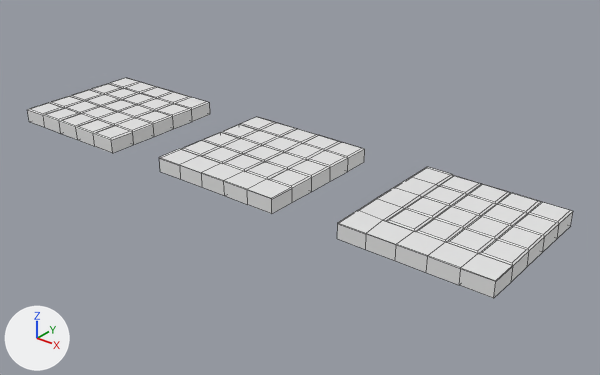
The FBX model Engine/DungeonCleaner/Content/3D-Visuals/FBX Files/AssetPack/AssetPack_FloorTiles.fbx as it was, and as the next commit left it.
The view is the same before and after, from a 50 mm lens placed at (10.96, -6.89, 4.77), pointed at (4.5, 1.18, -0.24). Arrows for +X, +Y and +Z are at lower left; the lights stay in place. The older version comes first. Mesh edges are drawn as thin lines. Materials are left out; every surface is plain grey.

The first picture shows 'Floor_Edge_Clean', 'Floor_Edge_Clean.001', 'Floor_Edge_Clean.002'.
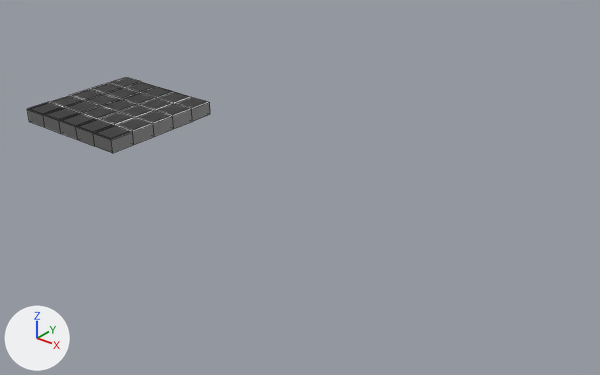
What differs and where, as boxes [x1, y1, x2, y2] in the pictures (600 x 375 px):
'Floor_Edge_Clean.002', moved: before [337, 167, 573, 298]; after [33, 77, 190, 140]
'Floor_Edge_Clean.001', moved: before [159, 117, 365, 214]; after [27, 78, 210, 153]
'Floor_Edge_Clean', unchanged, covered by the edit: before [28, 78, 210, 153]; after [29, 80, 209, 148]

The change, as a list of edits to the scene's bpy script:
```text
Change me_cube_002:
    used by ob_floor_edge_clean_001; location = (0.0, 0.0, 0.0)
    remove me_cube_002.from_pydata(...)  # 164 vertices, 162 faces; spans x 3.0..5.0, y 0.0..2.0, z 0.0..0.21
    add me_cube_002.from_pydata(...)  # 164 vertices, 162 faces; spans x 0.0..2.0, y 0.0..2.0, z 0.0..0.21
    me_cube_002 part 2: the whole mesh is moved by (-3.0, 0.0, 0.0)
Change me_cube_003:
    used by ob_floor_edge_clean_002; location = (0.0, 0.0, 0.0)
    remove me_cube_003.from_pydata(...)  # 156 vertices, 154 faces; spans x 6.0..8.0, y 0.0..2.0, z 0.0..0.21
    add me_cube_003.from_pydata(...)  # 156 vertices, 154 faces; spans x 0.0..2.0, y 0.0..2.0, z 0.0..0.21
    me_cube_003 part 1: the whole mesh is moved by (-6.0, 0.0, 0.0)
```
